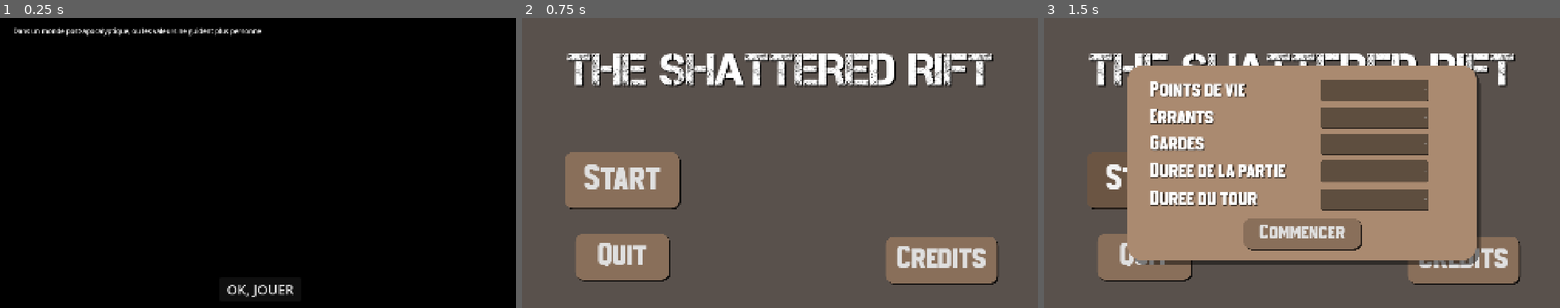
Above: before the commit, frames 1-3 (left to right).
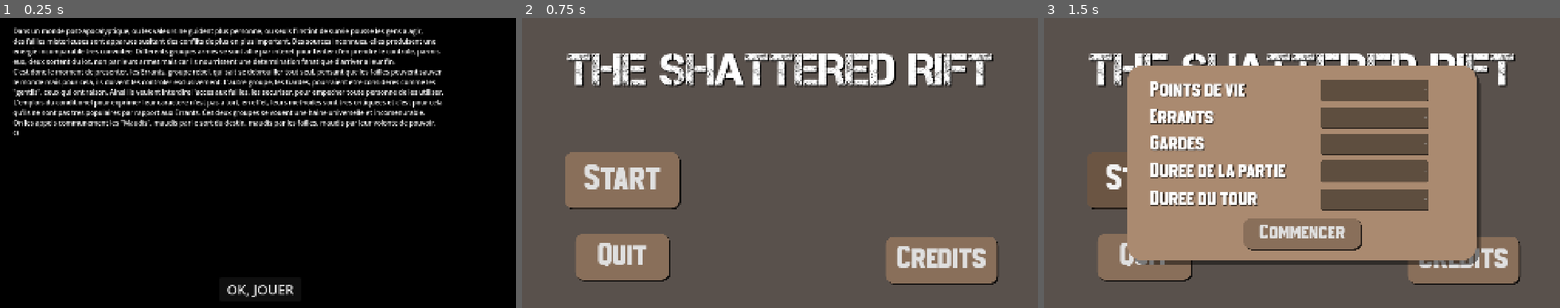
Above: after the commit, the same moments.

Repository: t0qen/baudo-game-jam-autumn
Game: Godot game, scene res://scenes/intro.tscn
Two runs of this game, one before a commit and one after it. Both use one fixed random seed, a clock stepped at 60 frames per second and the inputs below. The engine's default icon, where the game draws it, is replaced by a stand-in: a white triangle on a blue panel in a dark square. Sound files missing from this copy of the repository are replaced by a short silence.
Inputs:
- Up to frame 1 (0.25 s): no input
- Up to frame 2 (0.75 s): click "OK, JOUER" at 0.5 s
- Up to frame 3 (1.5 s): click "Start" at 1.25 s

The runs differ from the first frame. In frame 1, 9.7% of the frame differs, in the area x 2-86%, y 3-41%; in frame 2, nothing differs; in frame 3, nothing differs.

Commit message:
Update intro.tscn

Diff:
--- a/scenes/intro.tscn
+++ b/scenes/intro.tscn
@@ -38,7 +38,17 @@
 offset_top = 31.0
 offset_right = 1888.0
 offset_bottom = 950.0
-text = "Dans un monde post-apocalyptique, ou les valeurs ne guident plus personne"
+text = "Dans un monde post-apocalyptique, ou les valeurs ne guident plus personne, ou seuls l'instint de survie pousse les gens a agir,
+des failles misterieuses sont apparues susitant des conflits de plus en plus important. Des sources inconnues, elles produisent une
+energie incomparable tres convoitee. Differents groupes armes se sont allie par interet pour tenter d'en prendre le controle, parmis
+eux, deux sortent du lot, non par leurs armes mais car ils nourrissent une determination fanatique d'arriver a leur fin.
+C'est donc le moment de presenter, les Errants, groupe rebel, qui sait se debrouiller tout seul, pensant que les failles peuvent sauver
+le monde mais pour cela, ils doivent les controler esclusivement. L'autre groupe, les Gardes, pourraient etre consideres comme les
+\"gentils\", ceux qui ont raison. Ainsi ils veulent interdire l'acces aux failles, les securiser, pour empecher toute personne de les utiliser.
+L'emplois du conditionel pour exprimer leur caractere n'est pas a tort, en effet, leurs methodes sont tres critiquees et c'est pour cela
+qu'ils ne sont pas tres populaires par rapport aux Errants. Ces deux groupes se vouent une haine universelle et incomenurable.
+On les appels communement les \"Maudis\", maudis par le sort du destin, maudis par les failles, maudis par leur volonte de pouvoir.
+O"
 label_settings = SubResource("LabelSettings_ioskq")
 
 [connection signal="pressed" from="Button" to="." method="_on_button_pressed"]
